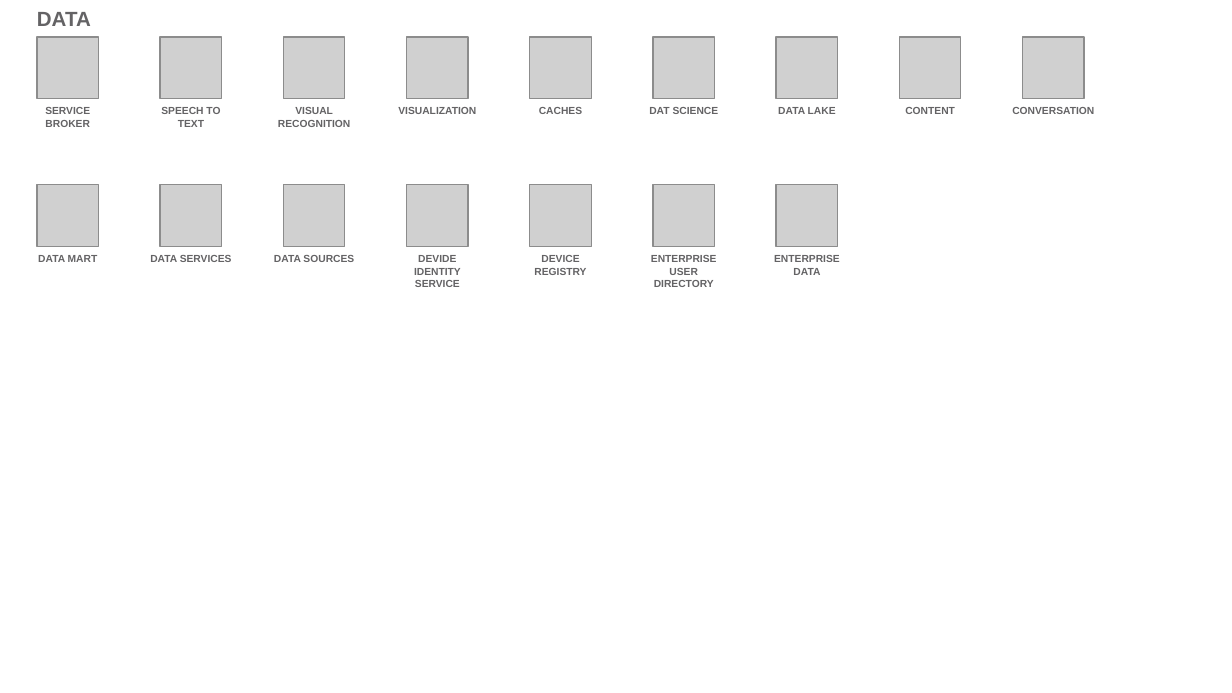
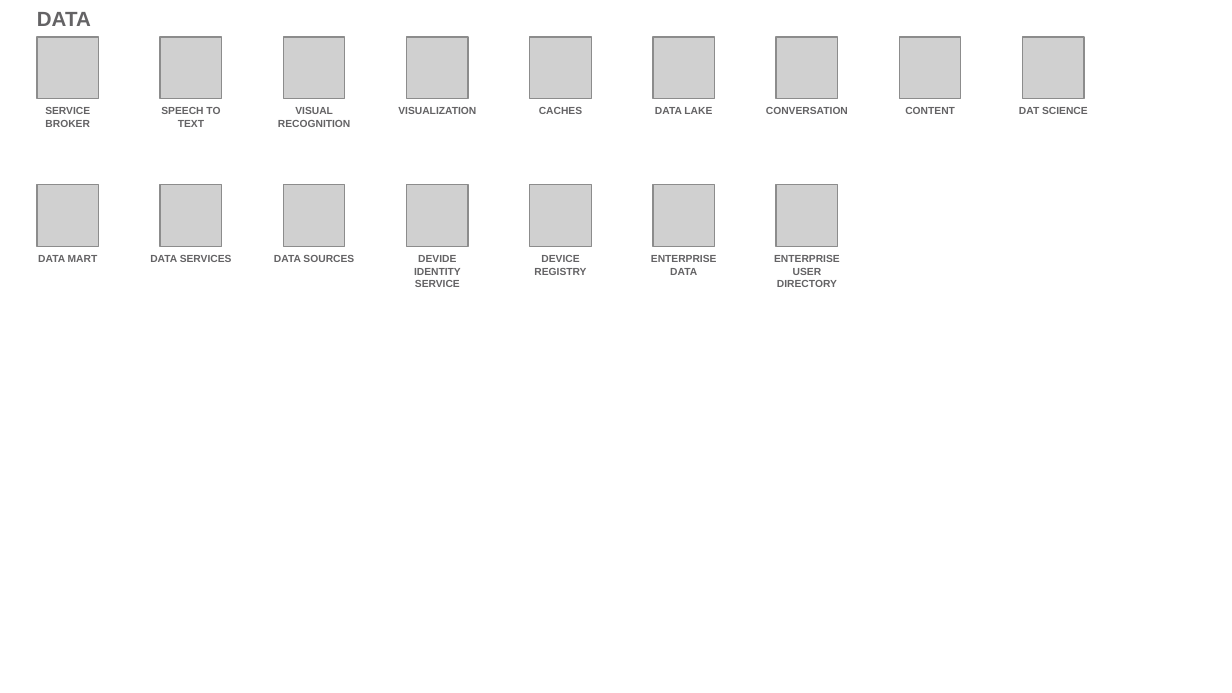
Before and after one commit to l2fprod/myarchitecture, a slide deck: slide 15 of mycatalog-architecture-diagram-template.pptx. Drawn at 1232x693 pixels with LibreOffice and Linux fonts; fonts in the diff are those of the drawing; grey boxes stand for pictures. Boxes give left, top, right and bottom in pixels: in the first picture for what was removed or moved away, otherwise in the second. Text is boxed around its words. In the diff, an @@ line names an element or a change of style, - is before the commit and + after.

```diff
--- a/mycatalog-architecture-diagram-template.pptx
+++ b/mycatalog-architecture-diagram-template.pptx
@@ text "DATA LAKE": place and size @@
-text "DATA LAKE" at box(778, 107, 836, 114)
+text "DATA LAKE" at box(655, 107, 712, 114)
@@ text removed at box(649, 107, 719, 114) @@
-DAT SCIENCE
@@ text added at box(766, 107, 848, 114), 6 pt, text #646365, bold @@
+CONVERSATION
@@ text at box(1019, 107, 1088, 114): text changed @@
-CONVERSATION
+DAT SCIENCE
@@ text at box(651, 255, 717, 275): text changed @@
-ENTERPRISE USER DIRECTORY
+ENTERPRISE DATA
@@ text at box(774, 255, 840, 287): text changed @@
-ENTERPRISE DATA
+ENTERPRISE USER DIRECTORY
```
Also in this commit, not shown: 12 other slides changed, 1 slide added, 1 slide removed.
